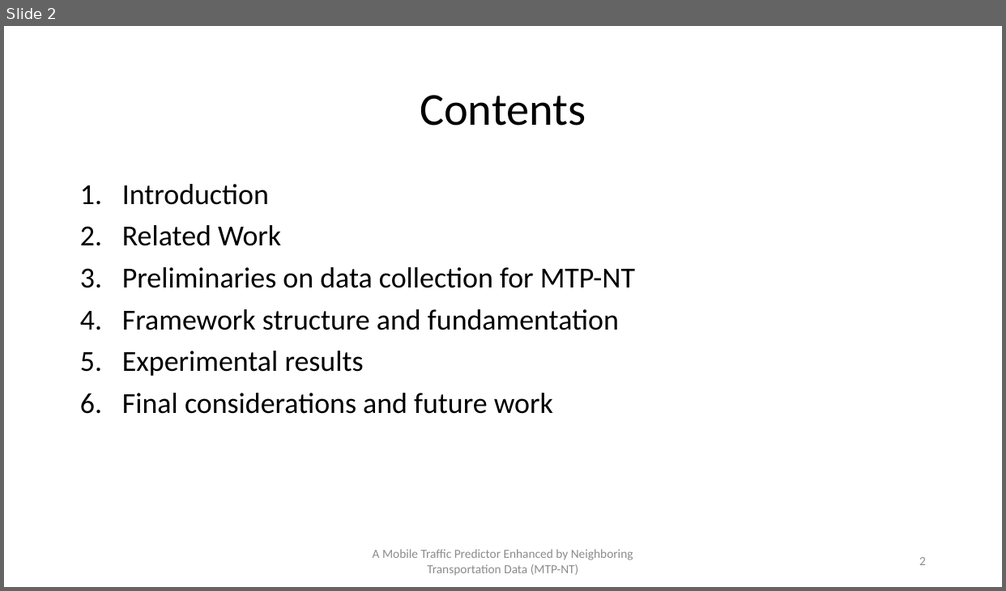
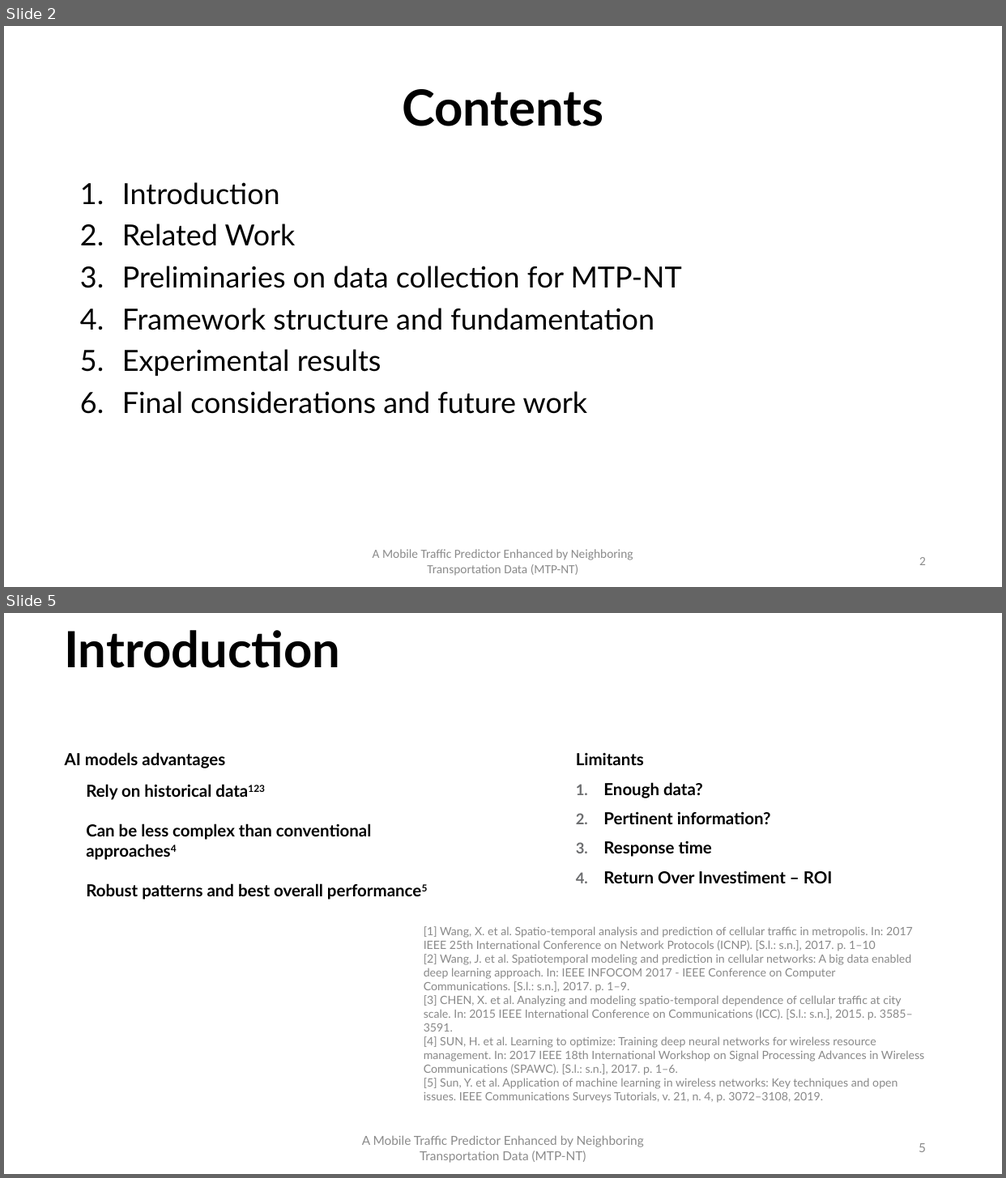
Before and after one commit to PatrickLdA/milan-telecom-analysis, a slide deck: defesa.pptx. Shown one above the other, each under a label of ours: slide 2 before the commit, slides 2 and 5 after it; the slides between them are not shown. The pictures are 1006x591 and 1006x1178 pixels, drawn with LibreOffice and Linux fonts; fonts in the diff are those of the drawing. Boxes give left, top, right and bottom in pixels: in the first picture for what was removed or moved away, otherwise in the second. Text is boxed around its words. In the diff, an @@ line names an element or a change of style, - is before the commit and + after.

```diff
--- a/defesa.pptx
+++ b/defesa.pptx
@@ slide 5 added at (x1=4, y1=613, x2=1002, y2=1174), background #FFFFFF @@
@@ text added at (x1=64, y1=630, x2=340, y2=668), 48 pt, text #000000, bold @@
+Introduction
@@ text added at (x1=65, y1=752, x2=225, y2=769), 16 pt, text #000000, bold @@
+AI models advantages
@@ text added at (x1=576, y1=753, x2=833, y2=884), 16 pt, text #000000, bold @@
+Limitants
+1. Enough data?
+2. Pertinent information?
+3. Response time
+4. Return Over Investiment – ROI
@@ text added at (x1=86, y1=784, x2=371, y2=900), 16 pt, text #000000, bold @@
+Rely on historical data123
+Can be less complex than conventional approaches4
+Robust patterns and best overall performance5
@@ text added at (x1=424, y1=926, x2=924, y2=1102), 11 pt, text #898989 @@
+[1] Wang, X. et al. Spatio-temporal analysis and prediction of cellular traffic in metropolis. In: 2017 IEEE 25th International Conference on Network Protocols (ICNP). [S.l.: s.n.], 2017. p. 1–10
+[2] Wang, J. et al. Spatiotemporal modeling and prediction in cellular networks: A big data enabled deep learning approach. In: IEEE INFOCOM 2017 - IEEE Conference on Computer Communications. [S.l.: s.n.], 2017. p. 1–9.
+[3] CHEN, X. et al. Analyzing and modeling spatio-temporal dependence of cellular traffic at city scale. In: 2015 IEEE International Conference on Communications (ICC). [S.l.: s.n.], 2015. p. 3585–3591.
+[4] SUN, H. et al. Learning to optimize: Training deep neural networks for wireless resource management. In: 2017 IEEE 18th International Workshop on Signal Processing Advances in Wireless Communications (SPAWC). [S.l.: s.n.], 2017. p. 1–6.
+[5] Sun, Y. et al. Application of machine learning in wireless networks: Key techniques and open issues. IEEE Communications Surveys Tutorials, v. 21, n. 4, p. 3072–3108, 2019.
@@ text added at (x1=362, y1=1136, x2=644, y2=1163), 12 pt, text #8C8C8C @@
+A Mobile Traffic Predictor Enhanced by Neighboring Transportation Data (MTP-NT)
@@ page number added at (x1=918, y1=1144, x2=926, y2=1152), 12 pt, text #8C8C8C @@
+5
@@ slide 2 changed as well @@
@@ title "Contents" at (x1=402, y1=89, x2=604, y2=126): size 44 to 48 pt, font Calibri to Lato, bold on @@
@@ text "Introduction" at (x1=122, y1=182, x2=682, y2=414): font Calibri to Lato @@
```
Also in this commit, not shown: 4 other slides changed, 2 other slides added.
